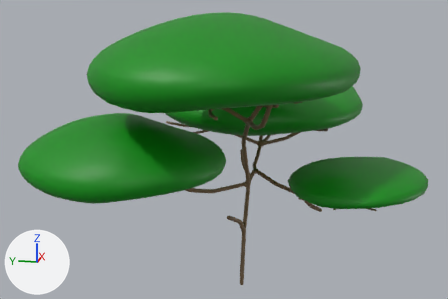
An edit to the Blender file data/Assets/Models/Vegetation/Tree 6.blend, drawn before and after from the same camera.
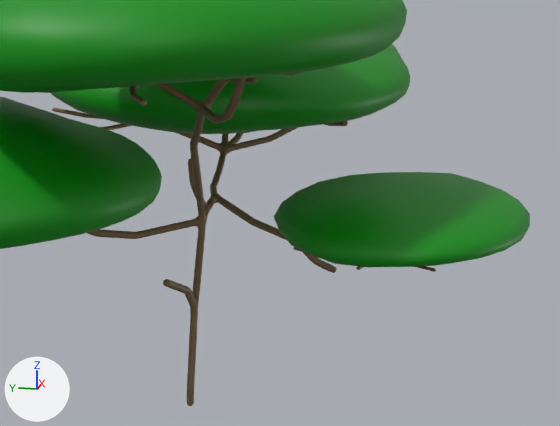
The first picture shows the older version from a 50 mm lens placed at (-157.0, -26.3, 76.2), pointed at (18.7, 8.9, 32.3). The close-ups show both versions on the part from 31% to 99% of the width and 21% to 99% of the height of that picture; other places that the commit changed are outside them. The lights are fixed; the arrows at lower left show +X, +Y and +Z.

The older version as bpy lines, for what is in view:
```python
me_icosphere_001 = bpy.data.meshes.new('Icosphere.001')
me_icosphere_001.from_pydata(...)  # 642 vertices, 1280 faces; spans x -14.8..14.9, y -14.2..15.6, z -1.4..5.0
me_icosphere_001.polygons.foreach_set('use_smooth', [True] * 1280)
me_icosphere_001.materials.append(mat_mat_leaves)  # green #008f0b
me_vert = bpy.data.meshes.new('Vert')
me_vert.from_pydata(...)  # 49 vertices, 0 faces, 48 loose edges; spans x -12.0..28.6, y -12.8..14.1, z -1.0..22.8
me_vert.materials.append(mat_mat_trunk)  # brown #7f6849
me_vert_003 = bpy.data.meshes.new('Vert.003')
me_vert_003.from_pydata(...)  # 46 vertices, 0 faces, 45 loose edges; spans x -18.4..10.8, y -12.7..19.4, z 0.0..2.6
me_vert_003.materials.append(mat_mat_trunk)  # brown #7f6849
ob_icosphere_001 = bpy.data.objects.new('Icosphere.001', me_icosphere_001)
ob_icosphere_001.location = (-11.3, 27.2, 34.2)
ob_icosphere_001.scale = (1.73, 1.73, 2.83)
ob_vert = bpy.data.objects.new('Vert', me_vert)
ob_vert.location = (0.0, 0.1, 0.8)
ob_vert.scale = (2.5, 2.5, 2.5)
_m = ob_vert.modifiers.new('Skin', 'SKIN')
_m.branch_smoothing = 0.466
_m.use_smooth_shade = True
_m = ob_vert.modifiers.new('Subdivision', 'SUBSURF')
_m.render_levels = 1
ob_vert_003 = bpy.data.objects.new('Vert.003', me_vert_003)
ob_vert_003.location = (39.8, -4.3, 35.2)
ob_vert_003.rotation_euler = (0.0, 0.0, -0.562)  # degrees (0, 0, -32)
ob_vert_003.scale = (1.61, 1.61, 1.61)
_m = ob_vert_003.modifiers.new('Skin', 'SKIN')
_m.use_smooth_shade = True
_m = ob_vert_003.modifiers.new('Subdivision', 'SUBSURF')
# also in view: 'Icosphere' at (50.3, 2.0, 46.1); 'Icosphere.002' at (-2.4, -29.9, 32.4); 'Icosphere.003' at (-12.0, 1.6, 62.5)
```
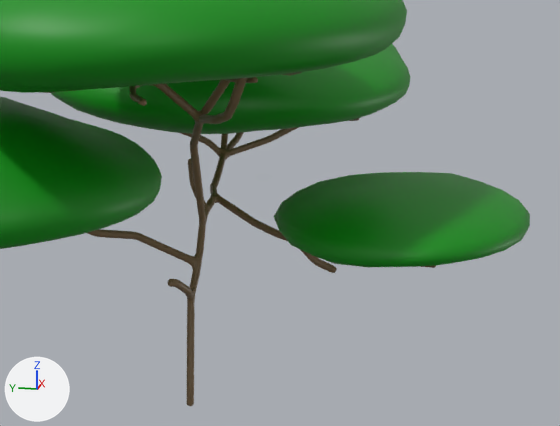
Patch to the scene script:
```diff
--- a/data/Assets/Models/Vegetation/Tree 6.blend.py
+++ b/data/Assets/Models/Vegetation/Tree 6.blend.py
@@ me_vert @@
 # used by ob_vert; location = (0.0, 0.1, 0.8); scale = (2.5, 2.5, 2.5)
-me_vert.from_pydata(...)  # 49 vertices, 0 faces, 48 loose edges; spans x -12.0..28.6, y -12.8..14.1, z -1.0..22.8
+me_vert.from_pydata(...)  # 54 vertices, 0 faces, 53 loose edges; spans x -12.0..28.6, y -12.8..14.1, z -1.0..22.8
+# me_vert part 1: 1 vertex moved from x 1.3, y 0.0, z 4.9 to x 1.7, y 0.3, z 5.5; 1 vertex removed from x -2.7, y 1.1, z 8.0; 3 vertices added at x -1.9..2.8, y 0.0..1.0, z 7.3..7.6
+# me_vert part 2: 2 vertices moved from x 15.1..15.4, y 0.3..2.4, z 11.6..12.5 to x 15.0..15.4, y 0.3..2.6, z 11.2..12.7; 2 vertices added at x 11.8..15.2, y 0.3..1.4, z 10.2..12.1
+# me_vert part 3: 1 vertex moved from x -3.7, y -1.2, z 18.3 to x -2.6, y -0.9, z 17.5
+# me_vert part 4: 1 vertex added at x 5.0, y -4.4, z 8.9
 me_vert.materials.append(mat_mat_trunk)
@@ me_vert_003 @@
 # used by ob_vert_003; location = (39.8, -4.3, 35.2); rotation_euler = (0.0, 0.0, -0.562), in degrees (0, 0, -32); scale = (1.61, 1.61, 1.61)
-me_vert_003.from_pydata(...)  # 46 vertices, 0 faces, 45 loose edges; spans x -18.4..10.8, y -12.7..19.4, z 0.0..2.6
+me_vert_003.from_pydata(...)  # 46 vertices, 0 faces, 45 loose edges; spans x -18.2..10.8, y -14.9..19.4, z 0.0..3.4
+# me_vert_003 part 5: 11 of 46 vertices moved; they spanned x -18.4..5.2, y 7.2..19.4, z 0.0..0.9 and now span x -18.2..3.7, y 7.5..19.4, z 0.1..3.4; mean shift (-0.2, 0.1, 0.7); largest move (-14.5, 17.1, 0.9) -> (-14.5, 17.1, 3.4)
+# me_vert_003 part 6: 8 of 46 vertices moved; they spanned x -1.3..9.2, y -12.7..1.0, z 0.0..2.6 and now span x -0.5..10.8, y -14.9..-0.4, z 0.1..2.7; mean shift (1.2, -2.2, 0.2); largest move (3.5, -1.7, 0.1) -> (6.2, -6.1, 0.4)
 me_vert_003.materials.append(mat_mat_trunk)
@@ ob_vert_003 @@
 ob_vert_003 = bpy.data.objects.new('Vert.003', me_vert_003)
-ob_vert_003.location = (39.8, -4.3, 35.2)
+ob_vert_003.location = (41.7, -3.0, 35.7)
 ob_vert_003.rotation_euler = (0.0, 0.0, -0.562)  # degrees (0, 0, -32)
```

Where the change shows, as pixel boxes (x1, y1, x2, y2) in the close-ups (560 x 426 px):
'Vert', reshaped: (87, 78, 337, 406) in both
'Vert.003', reshaped, moved: before (52, 108, 348, 133); after (349, 118, 359, 121)
